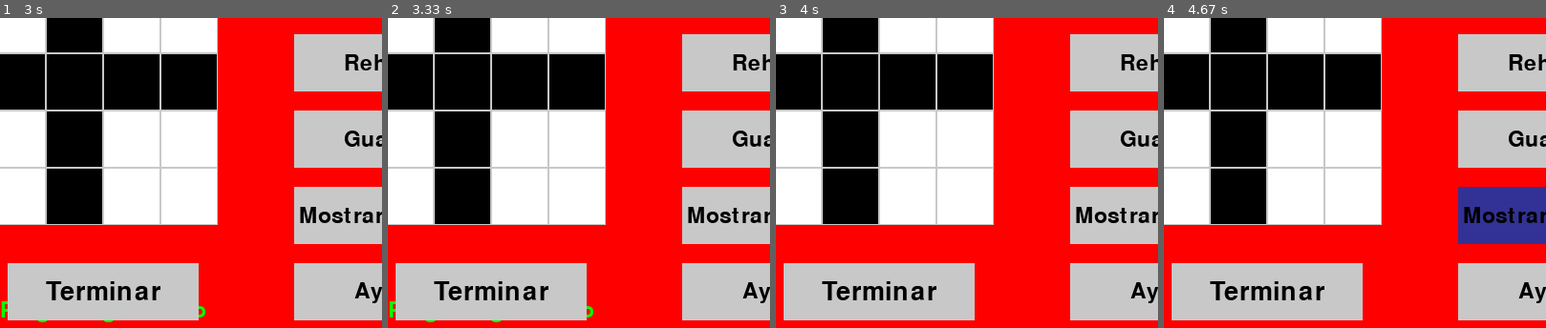
Above: before the commit, frames 1-4 (left to right).
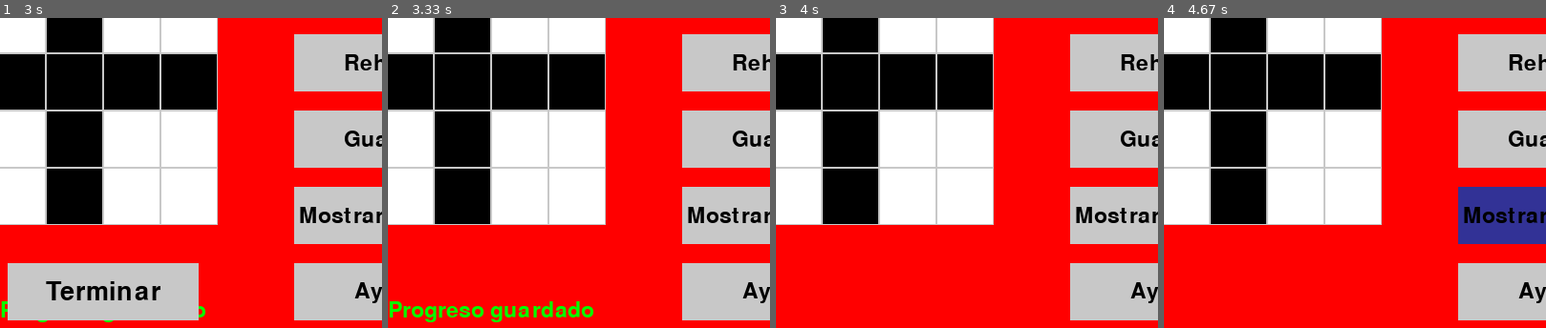
Above: after the commit, the same moments.

Repository: Diego-ipt/Pygame_nonograma
Game: pygame game, started from inicio.py
The game is run twice, just before and just after one commit, with the same random seed, the same clock (stepped at 60 frames per second) and the same inputs.
Inputs (mouse positions are % of the whole screen's width and height, from its top left):
- Up to frame 1 (3 s): click (46, 54) at 0.43 s; click (26, 51) at 0.72 s; click "Guardar" at 1.08 s; click (62, 59) at 1.45 s; click (51, 61) at 1.83 s; click (50, 62) at 2.23 s; click (76, 66) at 2.63 s
- Up to frame 2 (3.33 s): click "Deshacer" at 3.03 s; move the mouse to (81, 48) at 3.3 s
- Up to frame 3 (4 s): click (81, 48) at 3.43 s; right-click (21, 31) at 3.83 s
- Up to frame 4 (4.67 s): no input
The pictures show only the part of the screen within x 24-74%, y 37-87%; the shares and areas given below are measured in that part.

Frame 1 is identical in both runs. In frame 2, 9.2% of the frame differs, in the area x 2-52%, y 79-98%; in frame 3, 9.2%; in frame 4, 9.2%.

Commit message:
Fix: se arregló un bug con la solución final del nonograma

Diff:
--- /dev/null
+++ b/levels/Registros/2_5_base.json
@@ -0,0 +1 @@
+{"identificador": "2_5_base", "avance": [[0, 0, 0, 0, 0], [0, 0, 0, 0, 0], [0, 0, 0, 0, 0], [0, 0, 0, 0, 0], [0, 0, 0, 0, 0]]}
--- a/nonograma_core/Logica/tablero_nonograma.py
+++ b/nonograma_core/Logica/tablero_nonograma.py
@@ -64,12 +64,25 @@
     def get_matrix(self):
         return [[cell.state for cell in row] for row in self.board]
 
+
+     # Crear una matriz que refleja el estado actual de las celdas excluyendo el estado de banderas. Se ocupa para comparar la solucion final con la actual:
+        # 0: Desmarcada o Bandera
+        # 1: Clickeada
+    def get_matriz_actual(self):
+        return [[1 if cell.state == 1 else 0 for cell in row] for row in self.board]
+
+
     def handle_click(self, pos):
         row = int(pos[1] // self.cell_size)
         col = int(pos[0] // self.cell_size)
         if 0 <= row < self.grid_size and 0 <= col < self.grid_size:
             previous_state = self.board[row][col].state
             self.board[row][col].click()
+            # matriz = self.get_matrix()
+
+            # for fila in matriz:
+            #     print(fila)
+            # print("\n")
             return (row, col, previous_state, self.board[row][col].state)
 
     def handle_flag(self, pos):
@@ -78,6 +91,12 @@
         if 0 <= row < self.grid_size and 0 <= col < self.grid_size:
             previous_state = self.board[row][col].state
             self.board[row][col].toggle_flag()
+
+            # matriz = self.get_matrix()
+
+            # for fila in matriz:
+            #     print(fila)
+            # print("\n")
             return (row, col, previous_state, self.board[row][col].state)
 
 
@@ -107,7 +126,10 @@
         if self.mostrar_solucion == True:
             self.won = True
         else:
-            self.won = False
+            if self.board.get_matriz_actual() == self.board.matriz_solucion:
+                self.won = True
+            else:
+                self.won = False
 
     def handle_events(self, events, offset):
         for event in events:
@@ -120,13 +142,18 @@
                         change = self.board.handle_click(pos)
                         if change:
                             self.stack.push(change)
-                            if self.board.get_matrix() == self.board.matriz_solucion:
+                            if self.board.get_matriz_actual() == self.board.matriz_solucion:
                                 self.won = True
+                            else:
+                                self.won = False
                     elif event.button == 3:  # Click derecho
                         change = self.board.handle_flag(pos)
                         if change:
                             self.stack.push(change)
-
+                            if self.board.get_matriz_actual() == self.board.matriz_solucion:
+                                self.won = True
+                            else:
+                                self.won = False
 
     def run(self, main_window, x, y, events):
         self.surface.fill(GRIS)
@@ -135,6 +162,7 @@
         if self.running:
             self.handle_events(events, (x, y))
             main_window.blit(self.surface, (x, y))
+        print(self.won)
         if self.won:
             return True
         return False
@@ -147,6 +175,10 @@
             row, col, prev_state, _ = self.stack.pop()
             self.stack_redo.push((row, col, self.board.board[row][col].state, prev_state))
             self.board.board[row][col].state = prev_state
+            if self.board.get_matriz_actual() == self.board.matriz_solucion:
+                self.won = True
+            else:
+                self.won = False
 
     def rehacer(self):
         if self.stack_redo.size() > 0:
@@ -157,6 +189,10 @@
             current_cell = self.board.board[row][col]
             self.stack.push((row, col, current_cell.state, prev_state))  # Guardar el estado actual en undo
             current_cell.state = current_state  # Aplicar el estado almacenado
+            if self.board.get_matriz_actual() == self.board.matriz_solucion:
+                self.won = True
+            else:
+                self.won = False
 
     def help(self):
         matriz_diferencias = [[0 for _ in range(self.board.grid_size)] for _ in range(self.board.grid_size)]
